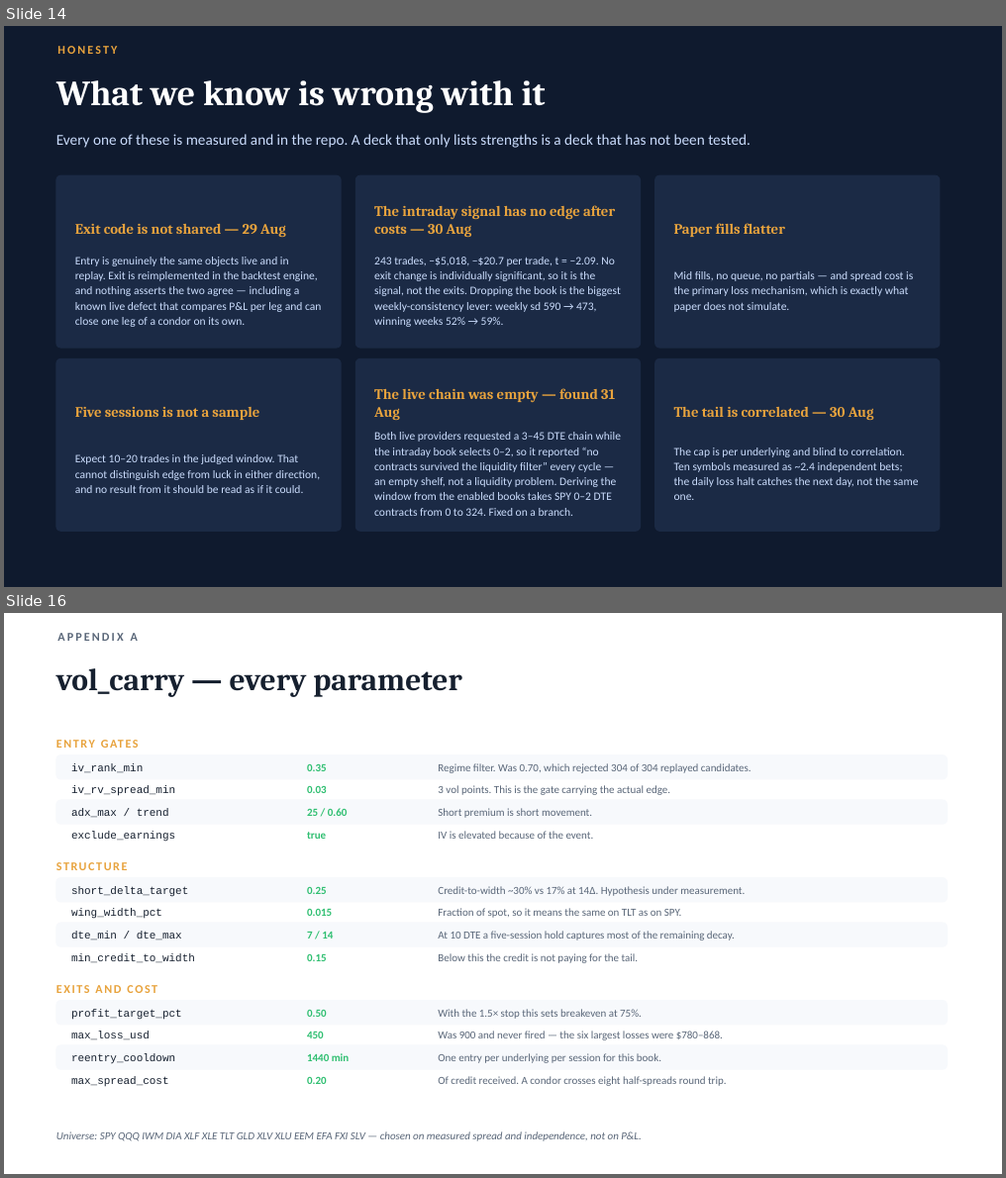
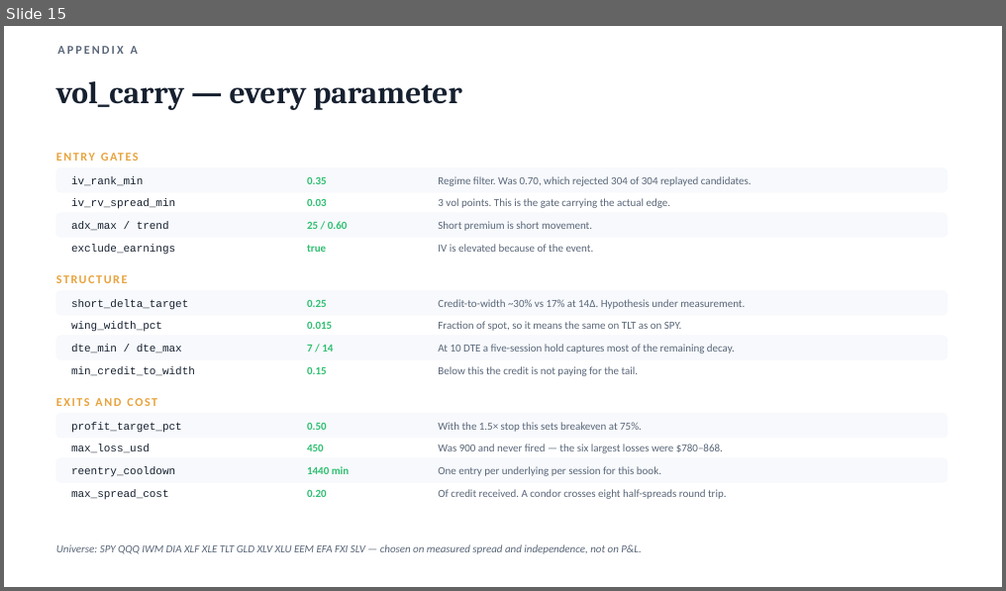
Before and after one commit to hivan04/alpaca-hackathon, a slide deck: docs/options-agent-strategy.pptx. Shown one above the other, each under a label of ours: slides 14 and 16 before the commit, slide 15 after it; the slides between them are not shown. The pictures are 1006x1178 and 1006x591 pixels, drawn with LibreOffice and Linux fonts; fonts in the diff are those of the drawing. Boxes give left, top, right and bottom in pixels: in the first picture for what was removed or moved away, otherwise in the second. Text is boxed around its words. In the diff, an @@ line names an element or a change of style, - is before the commit and + after.

```diff
--- a/docs/options-agent-strategy.pptx
+++ b/docs/options-agent-strategy.pptx
@@ slide 14 removed at [4, 26, 1002, 587], background #0F1A2E @@
@@ text removed at [57, 46, 117, 54] @@
-HONESTY
@@ text removed at [56, 80, 546, 113] @@
-What we know is wrong with it
@@ text removed at [56, 134, 750, 148] @@
-Every one of these is measured and in the repo. A deck that only lists strengths is a deck that has not been tested.
@@ rounded rectangle removed at [56, 175, 341, 348] @@
@@ rounded rectangle removed at [355, 175, 641, 348] @@
@@ rounded rectangle removed at [655, 175, 940, 348] @@
@@ text removed at [75, 224, 286, 237] @@
-Exit code is not shared — 29 Aug
@@ text removed at [374, 205, 615, 237] @@
-The intraday signal has no edge after costs — 30 Aug
@@ text removed at [674, 223, 785, 237] @@
-Paper fills flatter
@@ text removed at [75, 257, 321, 327] @@
-Entry is genuinely the same objects live and in replay. Exit is reimplemented in the backtest engine, and nothing asserts the two agree — including a known live defect that compares P&L per leg and can close one leg of a condor on its own.
@@ text removed at [374, 257, 621, 327] @@
-243 trades, −$5,018, −$20.7 per trade, t = −2.09. No exit change is individually significant, so it is the signal, not the exits. Dropping the book is the biggest weekly-consistency lever: weekly sd 590 → 473, winning weeks 52% → 59%.
@@ text removed at [674, 272, 913, 312] @@
-Mid fills, no queue, no partials — and spread cost is the primary loss mechanism, which is exactly what paper does not simulate.
@@ rounded rectangle removed at [56, 360, 341, 531] @@
@@ rounded rectangle removed at [355, 360, 641, 531] @@
@@ rounded rectangle removed at [655, 360, 940, 531] @@
@@ text removed at [75, 407, 259, 420] @@
-Five sessions is not a sample
@@ text removed at [374, 388, 615, 420] @@
-The live chain was empty — found 31 Aug
@@ text removed at [674, 407, 874, 420] @@
-The tail is correlated — 30 Aug
@@ text removed at [374, 432, 621, 516] @@
-Both live providers requested a 3–45 DTE chain while the intraday book selects 0–2, so it reported “no contracts survived the liquidity filter” every cycle — an empty shelf, not a liquidity problem. Deriving the window from the enabled books takes SPY 0–2 DTE contracts from 0 to 324. Fixed on a branch.
@@ text removed at [75, 455, 320, 493] @@
-Expect 10–20 trades in the judged window. That cannot distinguish edge from luck in either direction, and no result from it should be read as if it could.
@@ text removed at [674, 448, 918, 500] @@
-The cap is per underlying and blind to correlation. Ten symbols measured as ~2.4 independent bets; the daily loss halt catches the next day, not the same one.
@@ what was slide 16 is now slide 15 @@
```
Also in this commit, not shown: 2 slides changed, 5 slides added, 5 other slides removed, 19 other files.
